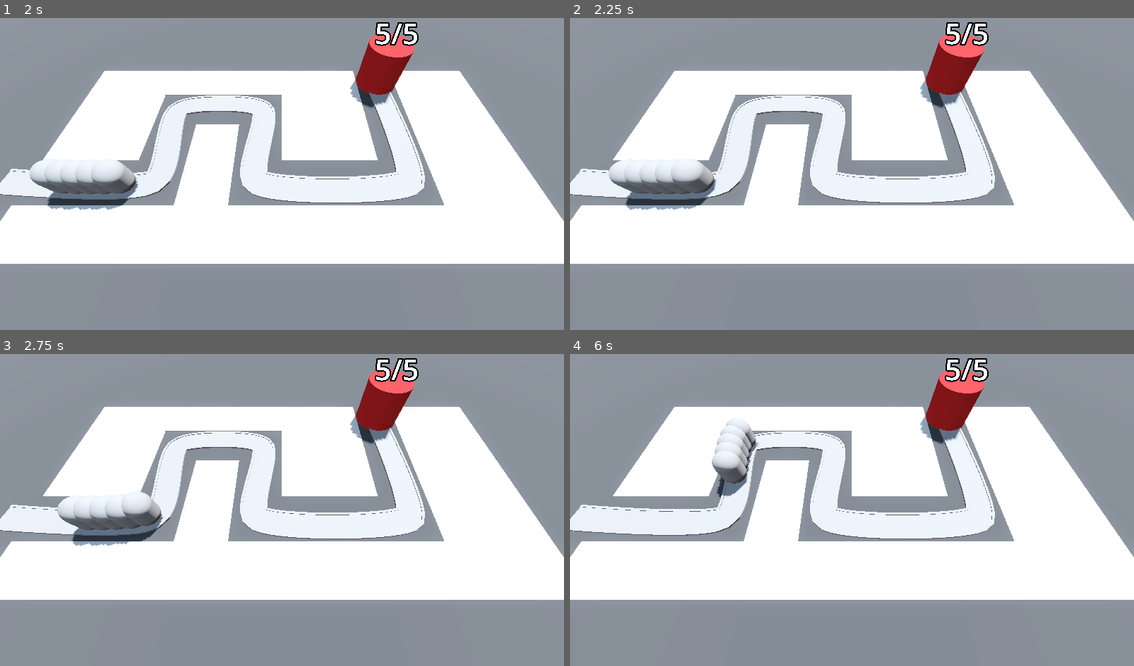
Above: before the commit, frames 1-4 (two rows, left to right).
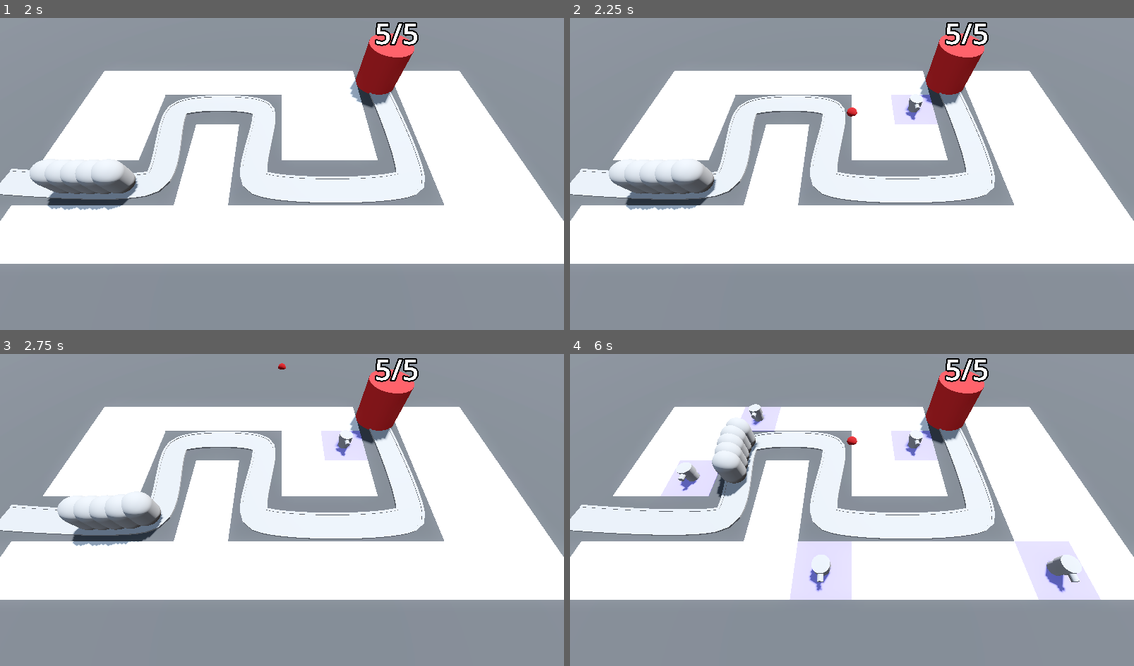
Above: after the commit, the same moments.

Repository: Schwenckenator/barbarian-blaster
Game: Godot game, scene res://base_level.tscn
Two runs of this game, one before a commit and one after it. Both use one fixed random seed, a clock stepped at 60 frames per second and the inputs below.
Inputs (mouse positions are in pixels of both pictures, inside the frame that each line leads up to):
- Up to frame 1 (2 s): move the mouse to (406, 155) at 0.52 s; press the mouse at (406, 155) at 0.53 s; move the mouse to (169, 186) at 1.27 s; release the mouse at (169, 186) at 1.28 s; click (169, 186) at 1.35 s
- Up to frame 2 (2.25 s): move the mouse to (908, 102) at 2.02 s; press the mouse at (908, 102) at 2.03 s
- Up to frame 3 (2.75 s): no input
- Up to frame 4 (6 s): move the mouse to (823, 572) at 2.77 s; release the mouse at (823, 572) at 2.78 s; click (823, 572) at 2.85 s; move the mouse to (1021, 556) at 3.52 s; press the mouse at (1021, 556) at 3.53 s; move the mouse to (682, 460) at 4.27 s; release the mouse at (682, 460) at 4.28 s; click (682, 460) at 4.35 s; move the mouse to (880, 506) at 5.02 s; press the mouse at (880, 506) at 5.03 s; move the mouse to (767, 428) at 5.77 s; release the mouse at (767, 428) at 5.78 s; click (767, 428) at 5.85 s

Frame 1 is identical in both runs. In frame 2, 0.7% of the frame differs, in the area x 49-66%, y 24-35%; in frame 3, 0.7%; in frame 4, 5.4%, in the area x 16-95%, y 16-79%.

Commit message:
Added turrets, don't work properly yet

Diff:
--- a/base_level.tscn
+++ b/base_level.tscn
@@ -1,8 +1,11 @@
-[gd_scene load_steps=9 format=3 uid="uid://c5v8a8stohvh2"]
+[gd_scene load_steps=12 format=3 uid="uid://c5v8a8stohvh2"]
 
 [ext_resource type="MeshLibrary" uid="uid://cml6sy6fjhcrt" path="res://mesh_libraries/space_library.tres" id="1_8crp3"]
+[ext_resource type="PackedScene" uid="uid://dpblj14crqtqq" path="res://ray_picker_camera/ray_picker_camera.tscn" id="2_y4f2l"]
 [ext_resource type="PackedScene" uid="uid://ccxq6cjbv24f1" path="res://enemy/enemy.tscn" id="2_ygpac"]
 [ext_resource type="PackedScene" uid="uid://c5jwrsqqcrpgr" path="res://base/base.tscn" id="3_g8kvy"]
+[ext_resource type="Script" path="res://turret/turret_manager.gd" id="5_qi6ju"]
+[ext_resource type="PackedScene" uid="uid://cvfumbcoulp8m" path="res://turret/turret.tscn" id="6_vhn16"]
 
 [sub_resource type="ProceduralSkyMaterial" id="ProceduralSkyMaterial_qmnbx"]
 sky_horizon_color = Color(0.64625, 0.65575, 0.67075, 1)
@@ -41,9 +44,6 @@
 size = Vector3(100, 2, 100)
 material = SubResource("StandardMaterial3D_2b2d7")
 
-[node name="Camera3D" type="Camera3D" parent="."]
-transform = Transform3D(1, 0, 0, 0, 0.5, 0.866026, 0, -0.866026, 0.5, 0, 14.5, 9.5)
-
 [node name="GridMap" type="GridMap" parent="."]
 mesh_library = ExtResource("1_8crp3")
 cell_size = Vector3(4, 4, 4)
@@ -51,6 +51,10 @@
 data = {
 "cells": PackedInt32Array(65535, 65533, 0, 65535, 1, 0, 65534, 65533, 0, 65532, 65533, 0, 65531, 65533, 0, 1, 65533, 0, …(373 unchanged characters)…
 }
+
+[node name="RayPickerCamera" parent="." node_paths=PackedStringArray("grid_map", "turret_manager") instance=ExtResource("2_y4f2l")]
+grid_map = NodePath("../GridMap")
+turret_manager = NodePath("../TurretManager")
 
 [node name="Path3D" type="Path3D" parent="."]
 curve = SubResource("Curve3D_uxudx")
@@ -116,3 +120,7 @@
 
 [node name="Base" parent="." instance=ExtResource("3_g8kvy")]
 transform = Transform3D(1, 0, 0, 0, 1, 0, 0, 0, 1, 10, 0, -10)
+
+[node name="TurretManager" type="Node3D" parent="."]
+script = ExtResource("5_qi6ju")
+turret = ExtResource("6_vhn16")
--- a/project.godot
+++ b/project.godot
@@ -18,3 +18,11 @@
 [global_group]
 
 base=""
+
+[input]
+
+click={
+"deadzone": 0.5,
+"events": [Object(InputEventMouseButton,"resource_local_to_scene":false,"resource_name":"","device":-1,"window_id":0,"alt_pressed":false,"shift_pressed":false,"ctrl_pressed":false,"meta_pressed":false,"button_mask":1,"position":Vector2(103, 15),"global_position":Vector2(112, 61),"factor":1.0,"button_index":1,"canceled":false,"pressed":true,"double_click":false,"script":null)
+]
+}
--- /dev/null
+++ b/ray_picker_camera/ray_picker_camera.gd
@@ -0,0 +1,41 @@
+extends Camera3D
+
+@export var grid_map: GridMap
+@export var turret_manager: TurretManager
+
+@onready var raycast: RayCast3D= $RayCast3D
+
+# Called when the node enters the scene tree for the first time.
+func _ready() -> void:
+	pass # Replace with function body.
+
+
+# Called every frame. 'delta' is the elapsed time since the previous frame.
+func _process(_delta: float) -> void:
+	var mouse_position = get_viewport().get_mouse_position()
+
+	raycast.target_position = project_local_ray_normal(mouse_position) * 100.0
+	raycast.force_raycast_update()
+
+	# Guards
+	if not raycast.is_colliding():
+		Input.set_default_cursor_shape(Input.CURSOR_ARROW)
+		return
+
+	Input.set_default_cursor_shape(Input.CURSOR_POINTING_HAND)
+
+	if not Input.is_action_pressed("click"):
+		return
+
+	var collider = raycast.get_collider()
+	if  collider is not GridMap:
+		return
+
+
+	var collision_pont = raycast.get_collision_point()
+	var cell = grid_map.local_to_map(collision_pont)
+
+	if grid_map.get_cell_item(cell) == 0:
+		grid_map.set_cell_item(cell, 1)
+		var tile_pos = grid_map.map_to_local(cell)
+		turret_manager.build_turret(tile_pos)
--- /dev/null
+++ b/ray_picker_camera/ray_picker_camera.tscn
@@ -0,0 +1,9 @@
+[gd_scene load_steps=2 format=3 uid="uid://dpblj14crqtqq"]
+
+[ext_resource type="Script" path="res://ray_picker_camera/ray_picker_camera.gd" id="1_ppvf1"]
+
+[node name="RayPickerCamera" type="Camera3D"]
+transform = Transform3D(1, 0, 0, 0, 0.5, 0.866026, 0, -0.866026, 0.5, 0, 14.5, 9.5)
+script = ExtResource("1_ppvf1")
+
+[node name="RayCast3D" type="RayCast3D" parent="."]
--- /dev/null
+++ b/turret/projectile.gd
@@ -0,0 +1,8 @@
+extends Area3D
+
+@export var speed := 30.0
+
+var direction := Vector3.FORWARD
+
+func _physics_process(delta: float) -> void:
+	position += direction * speed * delta
--- /dev/null
+++ b/turret/projectile.tscn
@@ -0,0 +1,21 @@
+[gd_scene load_steps=5 format=3 uid="uid://ciy3ck8i3i7ah"]
+
+[ext_resource type="Script" path="res://turret/projectile.gd" id="1_6ghlg"]
+
+[sub_resource type="StandardMaterial3D" id="StandardMaterial3D_8tbk8"]
+albedo_color = Color(0.554688, 0, 0, 1)
+
+[sub_resource type="SphereMesh" id="SphereMesh_rf5n7"]
+
+[sub_resource type="SphereShape3D" id="SphereShape3D_0xgr6"]
+
+[node name="Projectile" type="Area3D"]
+top_level = true
+script = ExtResource("1_6ghlg")
+
+[node name="MeshInstance3D" type="MeshInstance3D" parent="."]
+material_override = SubResource("StandardMaterial3D_8tbk8")
+mesh = SubResource("SphereMesh_rf5n7")
+
+[node name="CollisionShape3D" type="CollisionShape3D" parent="."]
+shape = SubResource("SphereShape3D_0xgr6")
--- /dev/null
+++ b/turret/turret.gd
@@ -0,0 +1,7 @@
+extends Node3D
+
+@export var projectile: PackedScene
+
+func _ready() -> void:
+	var shot = projectile.instantiate()
+	add_child(shot)
--- /dev/null
+++ b/turret/turret.tscn
@@ -0,0 +1,34 @@
+[gd_scene load_steps=6 format=3 uid="uid://cvfumbcoulp8m"]
+
+[ext_resource type="Script" path="res://turret/turret.gd" id="1_rwuch"]
+[ext_resource type="PackedScene" uid="uid://ciy3ck8i3i7ah" path="res://turret/projectile.tscn" id="2_50aay"]
+
+[sub_resource type="CylinderMesh" id="CylinderMesh_h6n14"]
+height = 1.0
+
+[sub_resource type="CylinderMesh" id="CylinderMesh_ahvwi"]
+top_radius = 0.6
+bottom_radius = 0.6
+height = 0.6
+
+[sub_resource type="CylinderMesh" id="CylinderMesh_rxf0q"]
+top_radius = 0.2
+bottom_radius = 0.2
+height = 0.5
+
+[node name="Turret" type="Node3D"]
+script = ExtResource("1_rwuch")
+projectile = ExtResource("2_50aay")
+
+[node name="TurretBase" type="MeshInstance3D" parent="."]
+transform = Transform3D(1, 0, 0, 0, 1, 0, 0, 0, 1, 0, 0.5, 0)
+mesh = SubResource("CylinderMesh_h6n14")
+
+[node name="TurretTop" type="MeshInstance3D" parent="TurretBase"]
+transform = Transform3D(1, 0, 0, 0, 1, 0, 0, 0, 1, 0, 0.5, 0)
+mesh = SubResource("CylinderMesh_ahvwi")
+
+[node name="TurretBarrel" type="MeshInstance3D" parent="TurretBase/TurretTop"]
+transform = Transform3D(1, 0, 0, 0, -4.37114e-08, -1, 0, 1, -4.37114e-08, 0, 0, 0.8)
+mesh = SubResource("CylinderMesh_rxf0q")
+skeleton = NodePath("../..")
--- /dev/null
+++ b/turret/turret_manager.gd
@@ -0,0 +1,12 @@
+class_name TurretManager
+
+extends Node3D
+
+
+@export var turret: PackedScene
+
+## Builds a new turret at the specified position
+func build_turret(pos: Vector3) -> void:
+	var new_turret = turret.instantiate()
+	add_child(new_turret)
+	new_turret.global_position = pos
Not shown: 4 places in mesh_libraries/space_library.tres that only renumber resources
